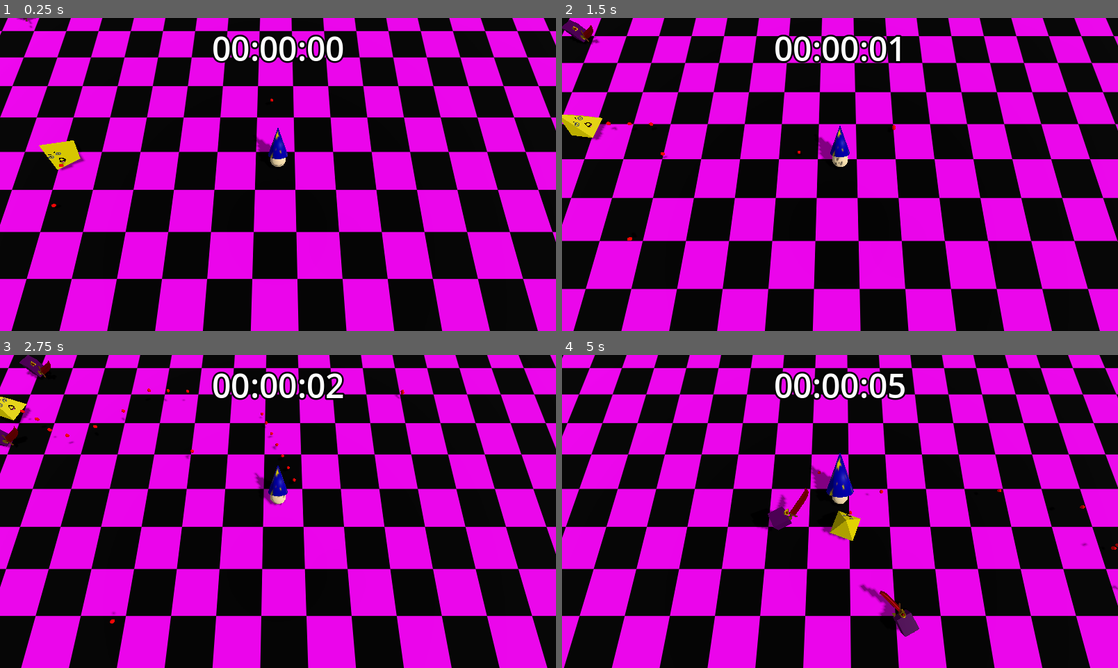
Above: before the commit, frames 1-4 (two rows, left to right).
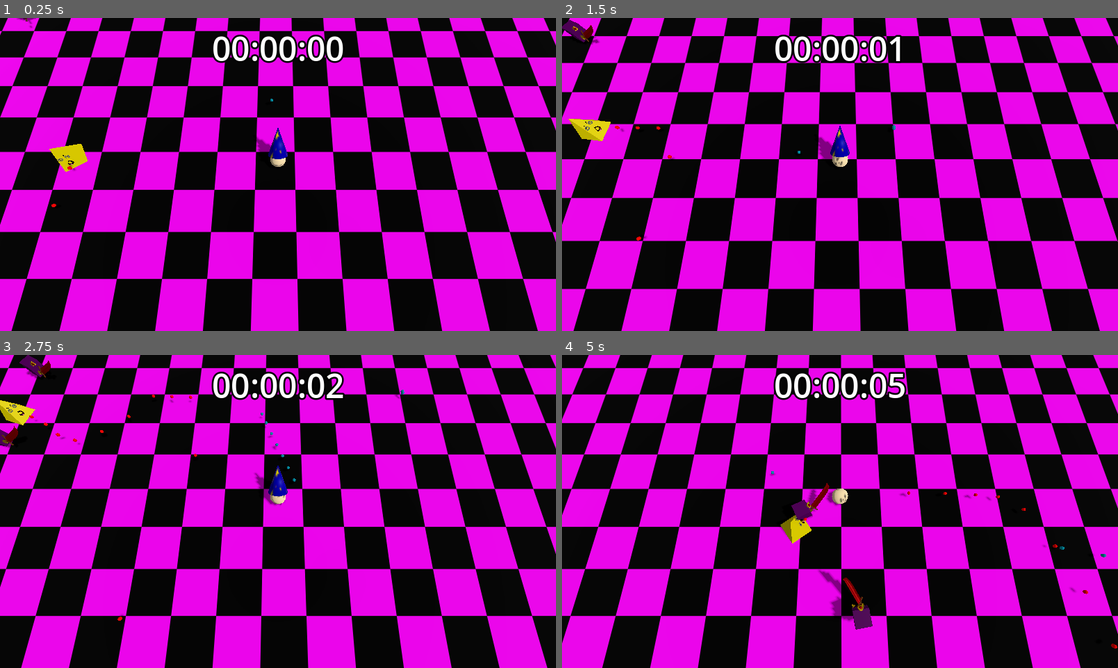
Above: after the commit, the same moments.

Repository: luce-ventress/no-mercy-bgj-2025
Game: Godot game, scene res://Maps/Level1.tscn
Same seed, same stepped clock (60 frames per second), same inputs: the game is played once before the commit and once after it. Sound files missing from this copy of the repository are replaced by a short silence.
Inputs (mouse positions are in pixels of both pictures, inside the frame that each line leads up to):
- Up to frame 1 (0.25 s): no input
- Up to frame 2 (1.5 s): move the mouse to (962, 158) at 0.52 s; press the mouse at (962, 158) at 0.53 s; hold D (player_right) 0.53-1.28 s; move the mouse to (728, 190) at 1.27 s; release the mouse at (728, 190) at 1.28 s; hold S (player_backward) from 1.28 s (still down); click (728, 190) at 1.35 s
- Up to frame 3 (2.75 s): move the mouse to (333, 442) at 2.02 s; release S (player_backward) at 2.03 s; press the mouse at (333, 442) at 2.03 s; hold D (player_right) from 2.03 s (still down)
- Up to frame 4 (5 s): move the mouse to (812, 574) at 2.77 s; release D (player_right) at 2.78 s; release the mouse at (812, 574) at 2.78 s; hold W (player_forward) 2.78-3.53 s; click (812, 574) at 2.85 s; move the mouse to (1006, 558) at 3.52 s; press the mouse at (1006, 558) at 3.53 s; hold A (player_left) from 3.53 s (still down); move the mouse to (673, 464) at 4.27 s; release the mouse at (673, 464) at 4.28 s; click (673, 464) at 4.35 s

The runs differ from the first frame. In frame 1, 0.4% of the frame differs, in the area x 7-50%, y 25-50%; in frame 2, 0.5%; in frame 3, 0.5%; in frame 4, 81%, in the area x 0-100%, y 0-100%.
Error before the commit: Attempt to call function 'is_playing' in base 'null instance' on a null instance. (res://Scripts/Enemies/EnemyHealth.gd:15)

Commit message:
fixed enemy shooting

Diff:
--- a/Scenes/Enemies/MeleeEnemyPawn.tscn
+++ b/Scenes/Enemies/MeleeEnemyPawn.tscn
@@ -75,7 +75,7 @@
 [node name="EnemyHealth" type="Node" parent="."]
 script = ExtResource("7_s4yc3")
 
-[node name="MeleeEnemyHit" type="AudioStreamPlayer3D" parent="EnemyHealth"]
+[node name="GotHit" type="AudioStreamPlayer3D" parent="EnemyHealth"]
 stream = SubResource("AudioStreamRandomizer_uuoqu")
 volume_db = -5.0
 panning_strength = 0.0
--- a/Scenes/Enemies/RangedEnemyPawn.tscn
+++ b/Scenes/Enemies/RangedEnemyPawn.tscn
@@ -5,14 +5,14 @@
 [ext_resource type="AudioStream" uid="uid://dnov2aeli5egf" path="res://Assets/Sound/Enemy/Ranged_enemy_hit_1.wav" id="3_enbp0"]
 [ext_resource type="AudioStream" uid="uid://borwxy5ris3i4" path="res://Assets/Sound/Enemy/Ranged_enemy_hit_2.wav" id="4_8p25c"]
 [ext_resource type="Script" uid="uid://c82w8jvguxs2p" path="res://Scripts/Enemies/ranged_enemy_shooting.gd" id="5_8p25c"]
+[ext_resource type="PackedScene" uid="uid://baw7su187gthi" path="res://Scenes/Projectiles/ProjectileEnemy.tscn" id="6_7n326"]
 [ext_resource type="AudioStream" uid="uid://xwoh5t0la3ya" path="res://Assets/Sound/Enemy/ranged_enemy_attack.wav" id="6_vennm"]
-[ext_resource type="PackedScene" uid="uid://bax3ulu7c3cic" path="res://Scenes/Projectiles/ProjectileBase.tscn" id="6_vfp0b"]
 [ext_resource type="Script" uid="uid://dpthrgto3rfda" path="res://Scripts/Enemies/EnemyMovement.gd" id="8_7n326"]
 
 [sub_resource type="CapsuleShape3D" id="CapsuleShape3D_imkbi"]
 
 [sub_resource type="BoxShape3D" id="BoxShape3D_7n326"]
-size = Vector3(1.4, 1.4, 1.4)
+size = Vector3(1.52944, 1.4, 1.55178)
 
 [sub_resource type="AudioStreamRandomizer" id="AudioStreamRandomizer_vennm"]
 streams_count = 2
@@ -25,16 +25,15 @@
 transform = Transform3D(-1, 0, -8.74228e-08, 0, 1, 0, 8.74228e-08, 0, -1, 0, 0, 0)
 
 [node name="BodyCapsule" type="CollisionShape3D" parent="."]
-transform = Transform3D(1, 0, 0, 0, 1, 0, 0, 0, 1, 0, 0.328276, 0)
+transform = Transform3D(1, 0, 0, 0, 1, 0, 0, 0, 1, 0, 0.840411, 0)
 shape = SubResource("CapsuleShape3D_imkbi")
 
 [node name="HitArea" type="Area3D" parent="."]
-transform = Transform3D(1, 0, 0, 0, 1, 0, 0, 0, 1, 0, 0.4, 0)
+transform = Transform3D(1, 0, 0, 0, 1, 0, 0, 0, 1, 0, 0.731688, 0)
 collision_layer = 2
 collision_mask = 2
 
 [node name="HitShape" type="CollisionShape3D" parent="HitArea"]
-transform = Transform3D(1, 0, 0, 0, 1, 0, 0, 0, 1, 0, 0.294682, 0)
 shape = SubResource("BoxShape3D_7n326")
 
 [node name="EnemyHealth" type="Node" parent="."]
@@ -42,14 +41,14 @@
 HealthPoints = 250.0
 mesh_name = "NoMercy_Enemy_Ranged"
 
-[node name="RangedEnemyHit" type="AudioStreamPlayer3D" parent="EnemyHealth"]
+[node name="GotHit" type="AudioStreamPlayer3D" parent="EnemyHealth"]
 stream = SubResource("AudioStreamRandomizer_vennm")
 panning_strength = 0.0
 attenuation_filter_cutoff_hz = 20500.0
 
 [node name="RangedEnemyShooting" type="Node" parent="."]
 script = ExtResource("5_8p25c")
-ProjectileScene = ExtResource("6_vfp0b")
+ProjectileScene = ExtResource("6_7n326")
 
 [node name="Ranged_enemy_attack" type="AudioStreamPlayer3D" parent="RangedEnemyShooting"]
 stream = ExtResource("6_vennm")
--- a/Scenes/Projectiles/ProjectileBase.tscn
+++ b/Scenes/Projectiles/ProjectileBase.tscn
@@ -4,7 +4,7 @@
 [ext_resource type="Script" uid="uid://i07lecy0mmne" path="res://Scripts/Projectiles/ProjectileBaseScript.gd" id="1_y5et5"]
 
 [sub_resource type="StandardMaterial3D" id="StandardMaterial3D_5d6mi"]
-albedo_color = Color(1, 0, 0, 1)
+albedo_color = Color(0, 0.601052, 0.688004, 1)
 
 [sub_resource type="SphereMesh" id="SphereMesh_5d6mi"]
 material = SubResource("StandardMaterial3D_5d6mi")
--- a/Scripts/Enemies/EnemyHealth.gd
+++ b/Scripts/Enemies/EnemyHealth.gd
@@ -12,8 +12,8 @@
 func _on_hit_area_area_entered(area: Area3D) -> void:
 	if HealthPoints <= 0:
 		return
-	if $MeleeEnemyHit.is_playing() == false:
-		$MeleeEnemyHit.play()
+	if $GotHit.is_playing() == false:
+		$GotHit.play()
 
 	movement.report_got_hit(2)
 	var damaged_amount = get_damage()
--- a/Scripts/Enemies/ranged_enemy_shooting.gd
+++ b/Scripts/Enemies/ranged_enemy_shooting.gd
@@ -15,7 +15,6 @@
 var current_spawn_dir: Vector3
 
 func _physics_process(delta: float) -> void:
-
 	var myForward: Vector3 = (-characterBody.get_global_transform().basis.x).normalized()
 
 	current_spawn_pos = ProjectileSpawn.global_position
